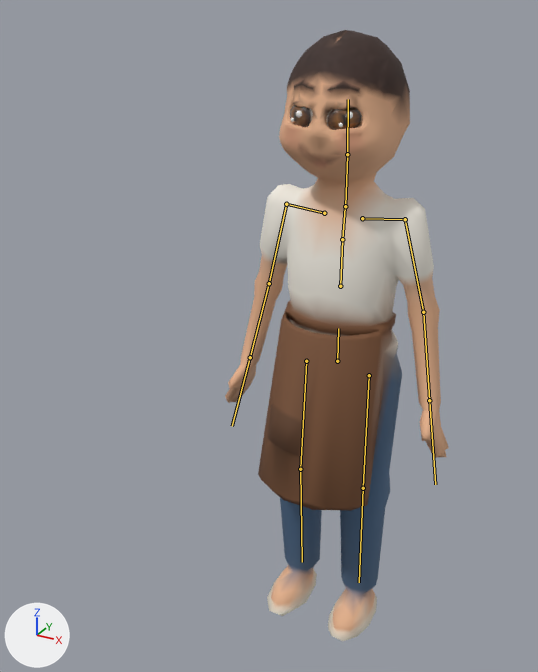
The glTF model assets/models/nguoi/may.glb as it was, and as the next commit left it.
Both versions are drawn from a 50 mm camera at (0.683, -1.609, 1.609) aimed at (-0.196, -0.011, 0.81). Lighting does not change. The marker at lower left points along +X, +Y and +Z. The first picture is the older version. The bones that change, and the others that lie on the model, are drawn over the model as lines.

Objects in the first picture: 'Nguoi_may'.
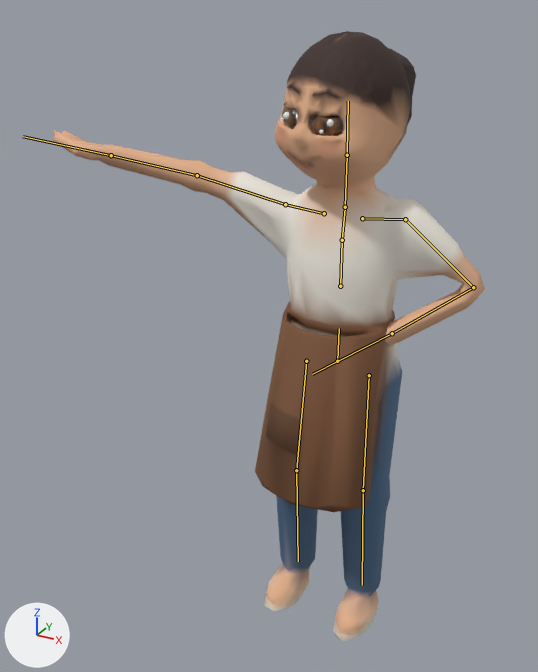
The newer file adds an action. The first version stands in its rest pose; the second is drawn at frame 1 of the action 'lac_dau_cuoi'.

Changed parts and their boxes [x1, y1, x2, y2] in the pictures (538 x 672 px):
'Nguoi_may', posed (92% wider): before [225, 30, 449, 641]; after [53, 31, 485, 642]
bone 'spine', root to tip: before (340, 286) to (342, 239); after (340, 286) to (342, 240)
bone 'chest', root to tip: before (342, 239) to (345, 207); after (342, 240) to (345, 208)
bone 'upperarm.L', root to tip: before (405, 219) to (423, 312); after (405, 219) to (473, 287)
bone 'forearm.L', root to tip: before (423, 312) to (429, 400); after (473, 287) to (392, 333)
bone 'hand.L', root to tip: before (429, 400) to (435, 484); after (392, 333) to (312, 374)
bone 'upperarm.R', root to tip: before (286, 204) to (269, 283); after (285, 204) to (197, 175)
bone 'forearm.R', root to tip: before (269, 283) to (250, 357); after (197, 175) to (111, 155)
bone 'hand.R', root to tip: before (250, 357) to (232, 426); after (111, 155) to (23, 136)
bone 'neck', root to tip: before (345, 206) to (347, 154); after (345, 207) to (347, 155)
bone 'head', root to tip: before (347, 154) to (348, 99); after (347, 155) to (348, 101)
bone 'thigh.L', root to tip: before (369, 375) to (363, 488); after (369, 375) to (363, 490)
bone 'shin.L', root to tip: before (363, 488) to (359, 582); after (363, 490) to (362, 585)
bone 'thigh.R', root to tip: before (306, 361) to (300, 469); after (306, 361) to (296, 470)
bone 'shin.R', root to tip: before (300, 469) to (302, 562); after (296, 470) to (298, 561)

The change in detail:
Bone 'spine' (bone_spine) turns from (0, 0, 0) to (1, 0, 0) degrees about its own x, y and z.
Bone 'chest' (bone_chest) turns from (0, 0, 0) to (-1, 2, 0) degrees about its own x, y and z.
Bone 'upperarm.L' (bone_upperarm_l) turns from (0, 0, 0) to (10, 3, -30) degrees about its own x, y and z.
Bone 'forearm.L' (bone_forearm_l) turns from (0, 0, 0) to (-22, 21, 88) degrees about its own x, y and z.
Bone 'hand.L' (bone_hand_l) turns from (0, 0, 0) to (-6, 10, 0) degrees about its own x, y and z.
Bone 'upperarm.R' (bone_upperarm_r) turns from (0, 0, 0) to (-19, 19, 87) degrees about its own x, y and z.
Bone 'forearm.R' (bone_forearm_r) turns from (0, 0, 0) to (13, 0, -2) degrees about its own x, y and z.
Bone 'hand.R' (bone_hand_r) turns from (0, 0, 0) to (-6, -10, 0) degrees about its own x, y and z.
Bone 'neck' (bone_neck) turns from (0, 0, 0) to (2, 3, 0) degrees about its own x, y and z.
Bone 'head' (bone_head) turns from (0, 0, 0) to (2, -20, -2) degrees about its own x, y and z.
Bone 'thigh.L' (bone_thigh_l) turns from (0, 0, 0) to (-2, 0, -1) degrees about its own x, y and z.
Bone 'shin.L' (bone_shin_l) turns from (0, 0, 0) to (3, 0, 0) degrees about its own x, y and z.
Bone 'thigh.R' (bone_thigh_r) turns from (0, 0, 0) to (-2, 0, 1) degrees about its own x, y and z.
Bone 'shin.R' (bone_shin_r) turns from (0, 0, 0) to (3, 0, 0) degrees about its own x, y and z.
